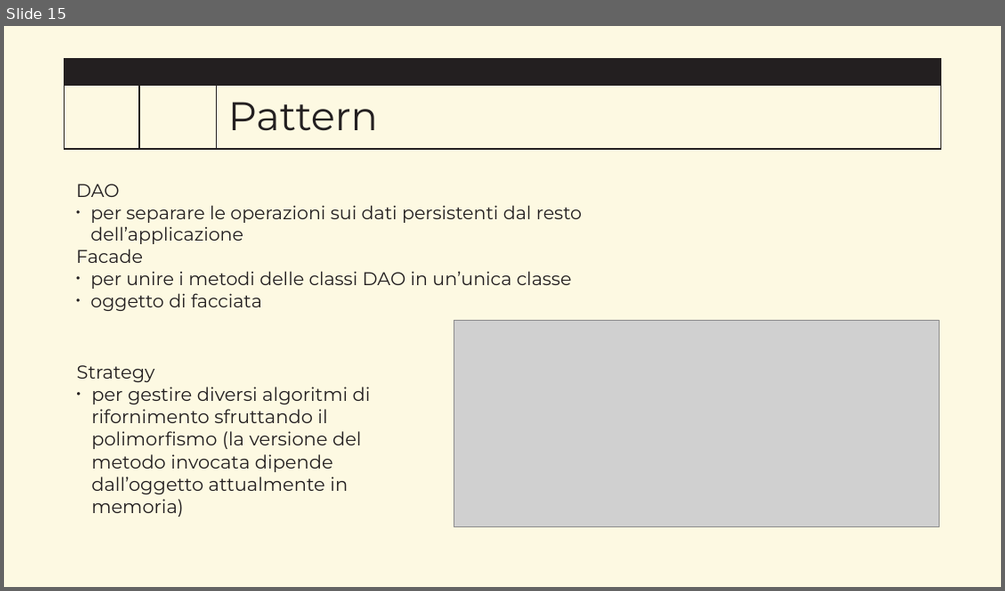
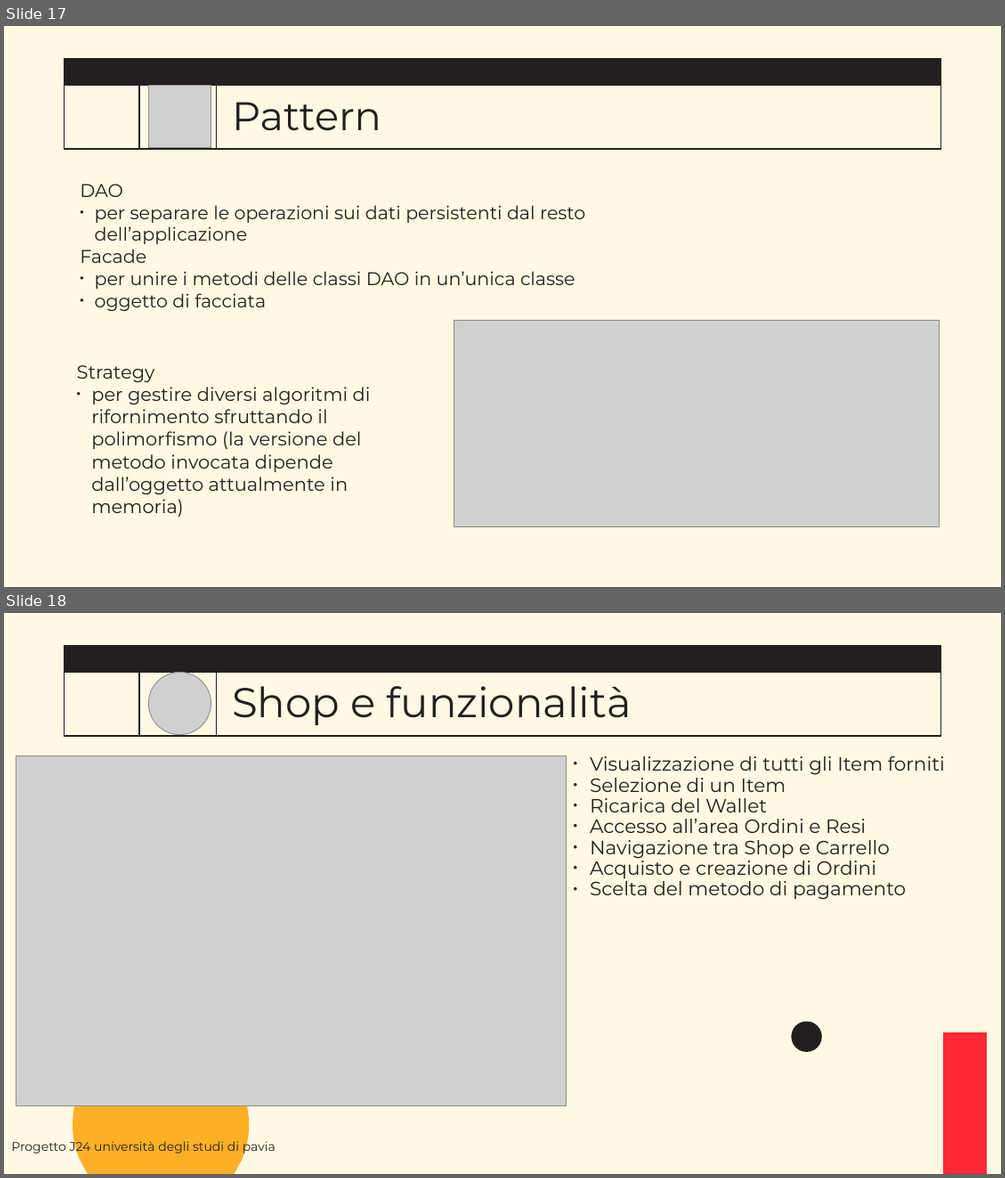
Before and after one commit to IngSW-unipv/Progetto-J24, a slide deck: doc/Presentation.pptx. Shown one above the other, each under a label of ours: slide 15 before the commit, slides 17 and 18 after it. The pictures are 1005x591 and 1005x1178 pixels, drawn with LibreOffice and Linux fonts; fonts in the diff are those of the drawing; grey boxes stand for pictures; background and template pictures are left out. Boxes give left, top, right and bottom in pixels: in the first picture for what was removed or moved away, otherwise in the second. Text is boxed around its words. In the diff, an @@ line names an element or a change of style, - is before the commit and + after.

```diff
--- a/doc/Presentation.pptx
+++ b/doc/Presentation.pptx
@@ slide 18 added at (4,613,1001,1174), background #FDF9E2; not listed: 4 template elements that a slide beside it also shows @@
@@ picture added at (148,672,211,735) @@
@@ title added at (232,686,631,725), 40 pt, text #231F20 @@
+Shop e funzionalità
@@ picture added at (16,755,566,1105) @@
@@ text added at (590,756,945,900), 18.5 pt, text #231F20 @@
+• Visualizzazione di tutti gli Item forniti
+• Selezione di un Item
+• Ricarica del Wallet
+• Accesso all’area Ordini e Resi
+• Navigazione tra Shop e Carrello
+• Acquisto e creazione di Ordini
+• Scelta del metodo di pagamento
@@ freeform shape added at (73,1037,250,1174), fill #FEA000 at 83% opacity @@
@@ ellipse added at (792,1022,822,1052), fill #231F20 @@
@@ freeform shape added at (943,1032,986,1174), fill #FC2834, outline #FC2834 0.22 pt @@
@@ text added at (11,1138,275,1154), 12 pt, text #231F20 @@
+Progetto J24 università degli studi di pavia
@@ what was slide 15 is now slide 17 @@
@@ slide 17 changed as well @@
@@ picture added at (148,85,211,148) @@
@@ title "Pattern": place and size @@
-title "Pattern" at (228,102,378,131)
+title "Pattern" at (232,102,381,131)
@@ text "DAO": place and size @@
-text "DAO" at (76,184,582,311)
+text "DAO" at (80,184,585,311)
```
Also in this commit, not shown: 10 other slides changed, 4 other slides added, 1 slide removed.
